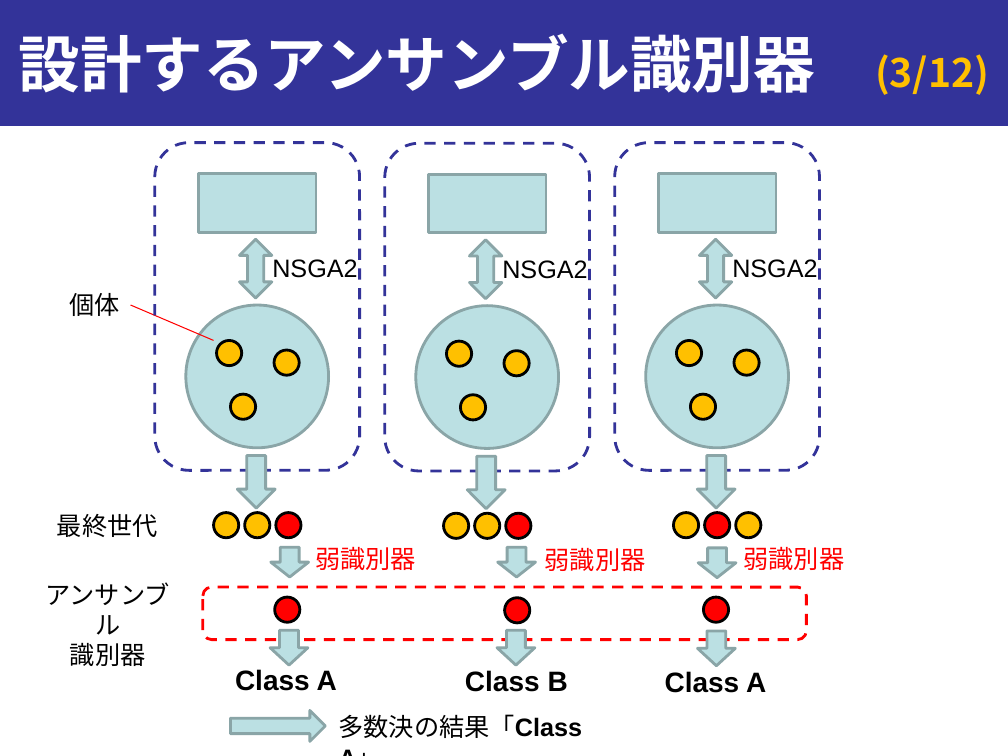
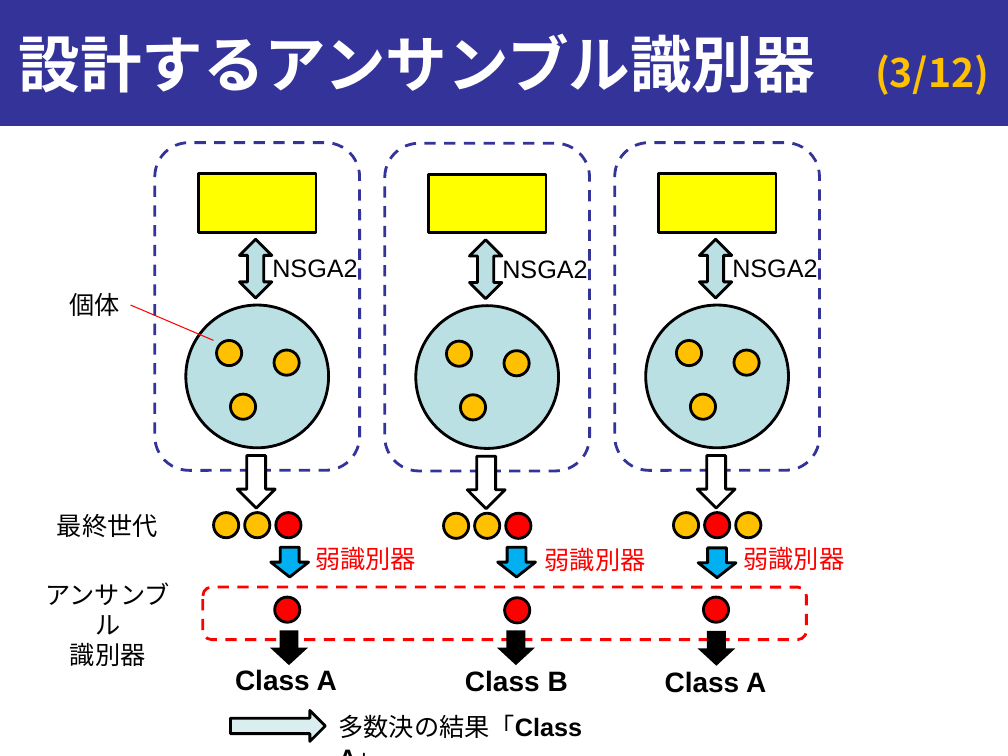
Before and after one commit to onikUone/Junior, a slide deck: slide 3 of 進捗報告_第1回_20190108.pptx. Drawn at 1008x756 pixels with LibreOffice and Linux fonts; fonts in the diff are those of the drawing. Boxes give left, top, right and bottom in pixels: in the first picture for what was removed or moved away, otherwise in the second. Text is boxed around its words. In the diff, an @@ line names an element or a change of style, - is before the commit and + after.

Commit message:
1/8 11:42

```diff
--- a/進捗報告_第1回_20190108.pptx
+++ b/進捗報告_第1回_20190108.pptx
@@ fill #BBE0E3 to #FFFF00; outline #8AA6A8 2 pt to #000000 2 pt in 3 elements at [199, 173, 317, 232], [428, 174, 546, 233], [658, 173, 776, 232] @@
@@ outline #8AA6A8 2 pt to #000000 2 pt in 6 elements at [185, 305, 329, 449], [240, 239, 272, 297], [415, 305, 558, 449], [470, 240, 502, 298], [646, 305, 789, 449], [700, 239, 732, 297] @@
@@ fill #BBE0E3 to #FFFFFF; outline #8AA6A8 2 pt to #000000 2 pt in 3 elements at [237, 456, 275, 508], [468, 457, 506, 509], [698, 456, 736, 508] @@
@@ fill #BBE0E3 to #00B0F0; outline #8AA6A8 2 pt to #000000 2 pt in 3 elements at [271, 547, 309, 578], [498, 547, 536, 578], [699, 548, 737, 579] @@
@@ fill #BBE0E3 to #000000; outline #8AA6A8 2 pt to none in 3 elements at [270, 630, 308, 665], [497, 630, 535, 665], [698, 631, 736, 666] @@
@@ right arrow at [231, 711, 326, 742]: fill #BBE0E3 to #DAEDEF; outline #8AA6A8 2 pt to #000000 2 pt @@
```
Also in this commit, not shown: 3 other slides changed.
